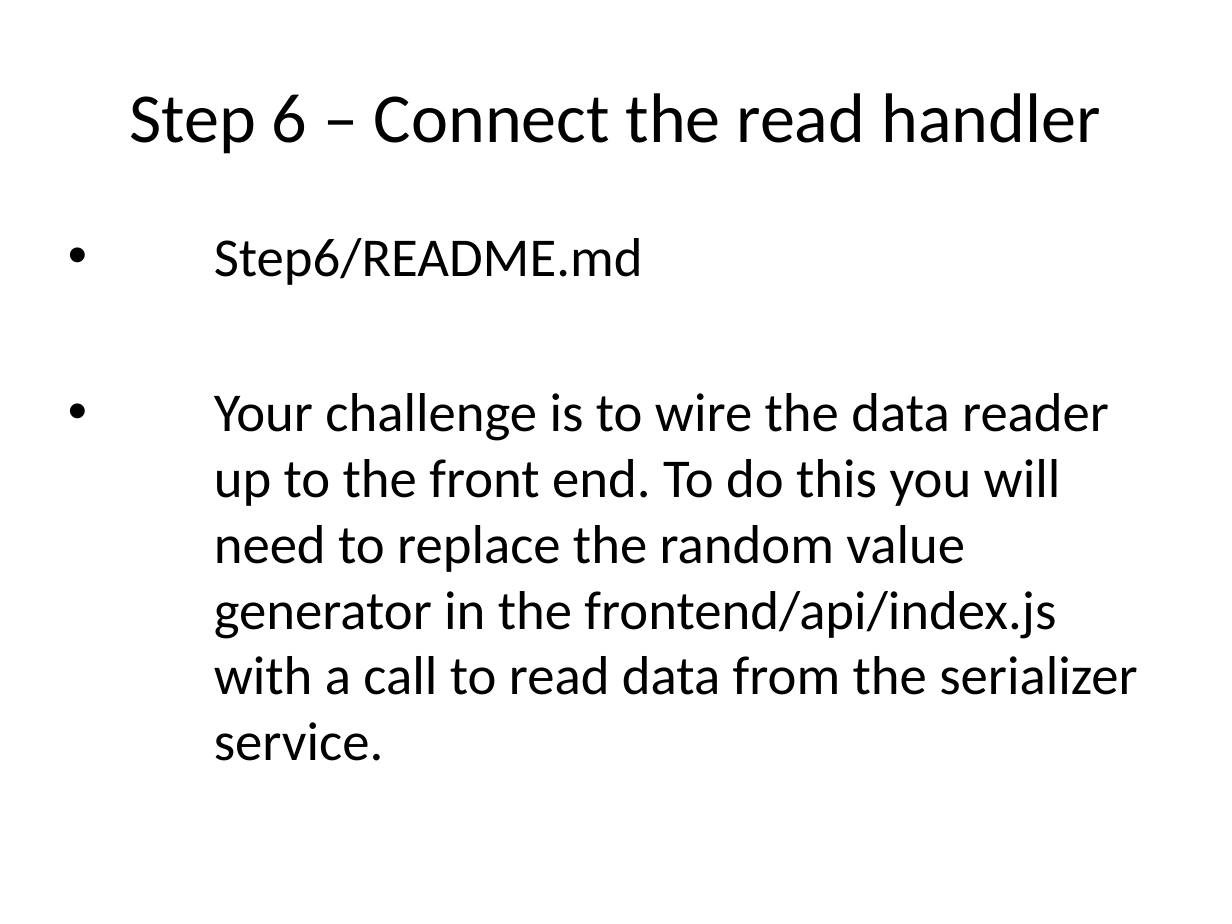
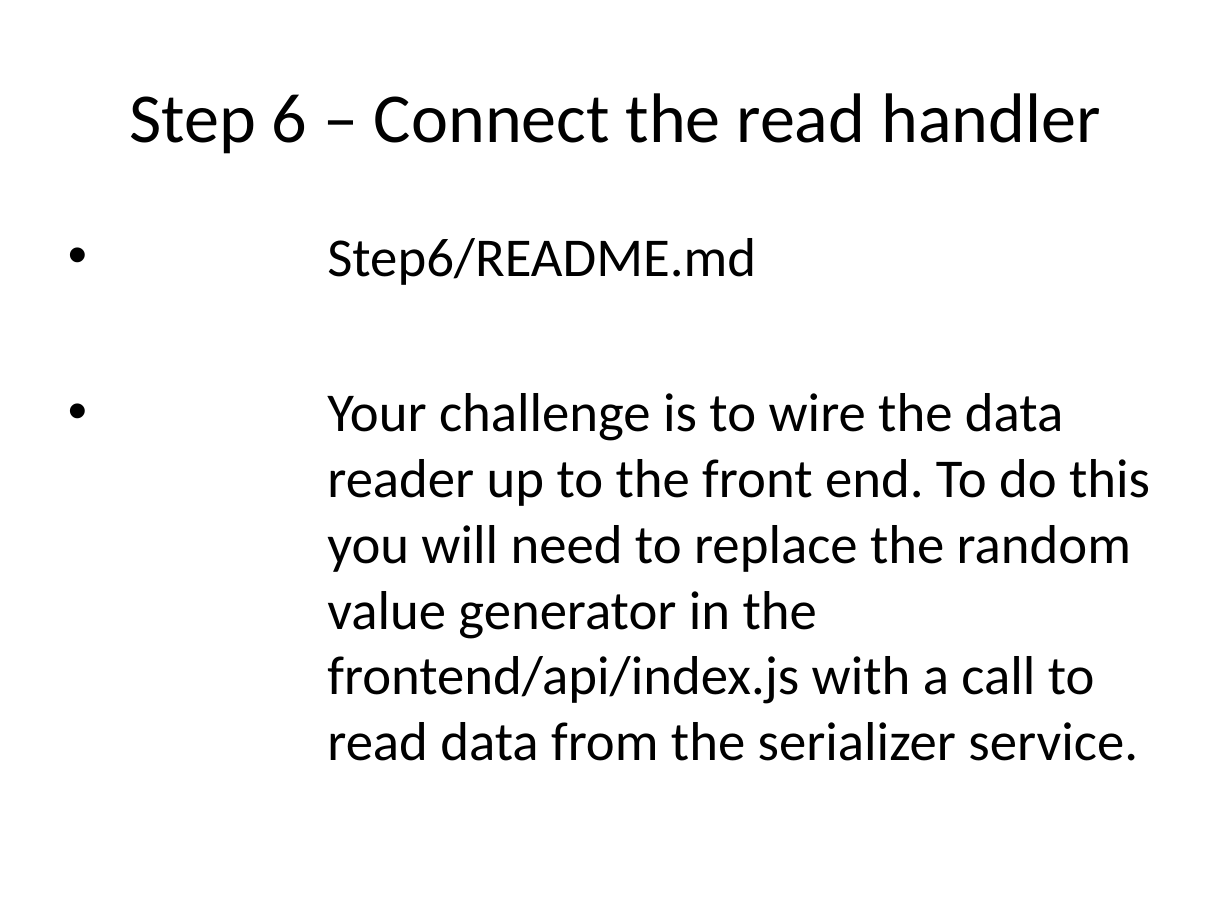
Before and after one commit to nearform/developing-microservices, a slide deck: slide 16 of assets/presentation.pptx. Drawn at 1232x924 pixels with LibreOffice and Linux fonts; fonts in the diff are those of the drawing; background and template pictures are left out. Boxes give left, top, right and bottom in pixels: in the first picture for what was removed or moved away, otherwise in the second. Text is boxed around its words. In the diff, an @@ line names an element or a change of style, - is before the commit and + after.

```diff
--- a/assets/presentation.pptx
+++ b/assets/presentation.pptx
@@ text "Step6/README.md" at [327,238,1150,761]: indent changed @@
```
Also in this commit, not shown: 13 other slides changed.
